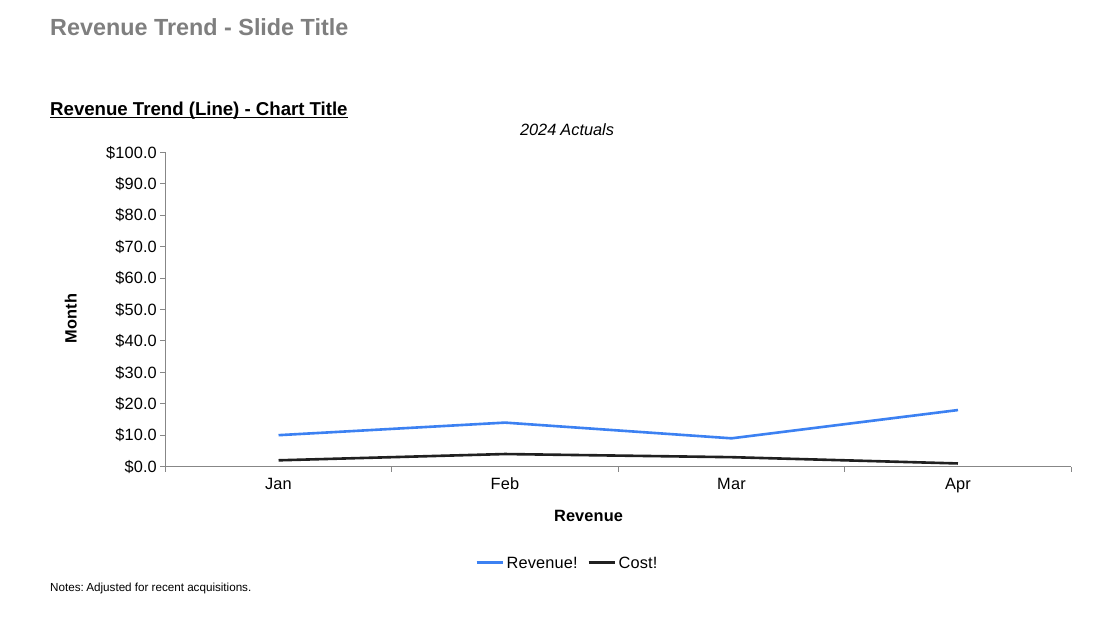
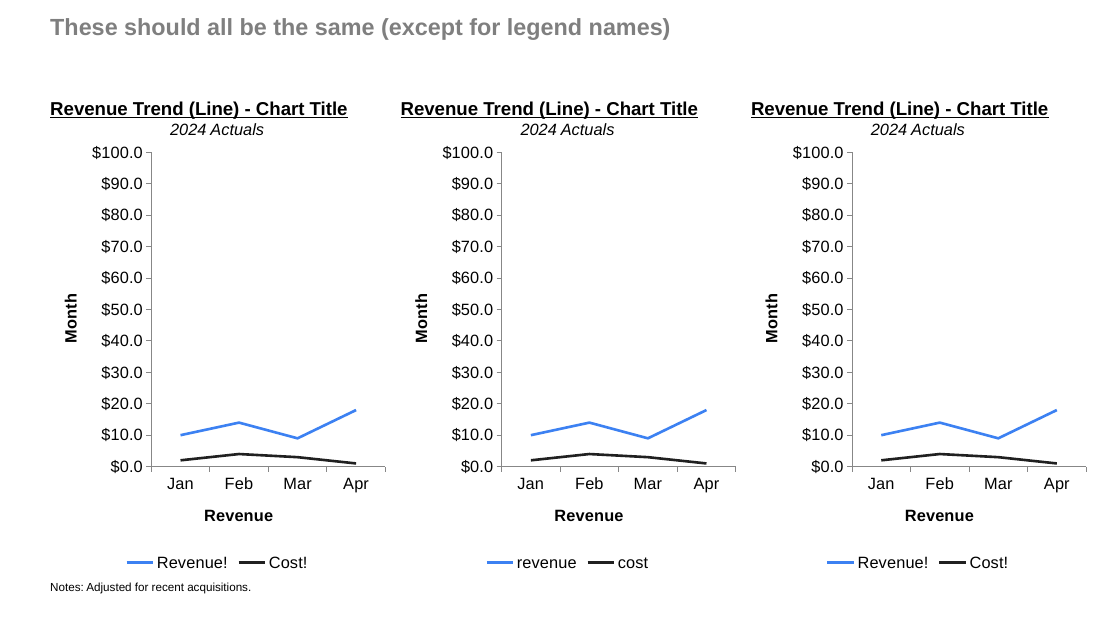
Before and after one commit to josephcobb111/deckbridge, a slide deck: slide 5 of notebooks/demo.pptx. Drawn at 1120x630 pixels with LibreOffice and Linux fonts; fonts in the diff are those of the drawing. Boxes give left, top, right and bottom in pixels: in the first picture for what was removed or moved away, otherwise in the second. Text is boxed around its words. In the diff, an @@ line names an element or a change of style, - is before the commit and + after.

```diff
--- a/notebooks/demo.pptx
+++ b/notebooks/demo.pptx
@@ text at (50,18,671,40): text changed @@
-Revenue Trend - Slide Title
+These should all be the same (except for legend names)
@@ text added at (50,101,348,135), 16 pt, text #000000, bold, underline @@
+Revenue Trend (Line) - Chart Title
+2024 Actuals
@@ text "Revenue Trend (Line) - Chart ..." rewrapped from (50,101,614,135) to (401,101,698,135) @@
@@ text added at (751,101,1048,119), 16 pt, text #000000, bold, underline @@
+Revenue Trend (Line) - Chart Title
+2024 Actuals
@@ line chart added at (42,134,392,576) @@
+categories: Jan, Feb, Mar, Apr
+Revenue!: 10, 14, 9, 18
+Cost!: 2, 4, 3, 1
@@ line chart at (392,134,743,576) @@
-Revenue!: 10, 14, 9, 18
+revenue: 10, 14, 9, 18
-Cost!: 2, 4, 3, 1
+cost: 2, 4, 3, 1
@@ line chart: place and size @@
-line chart at (42,134,1092,576)
+line chart at (392,134,743,576)
@@ line chart added at (743,134,1093,576) @@
+categories: Jan, Feb, Mar, Apr
+Revenue!: 10, 14, 9, 18
+Cost!: 2, 4, 3, 1
```
Also in this commit, not shown: 2 other files.
